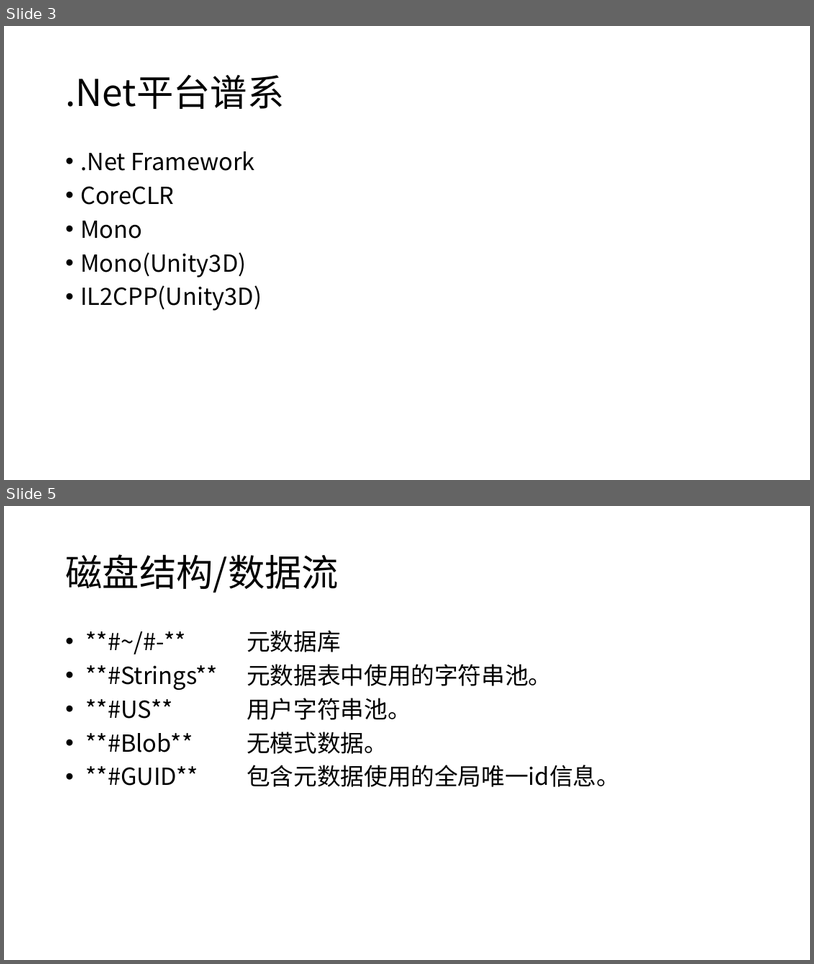
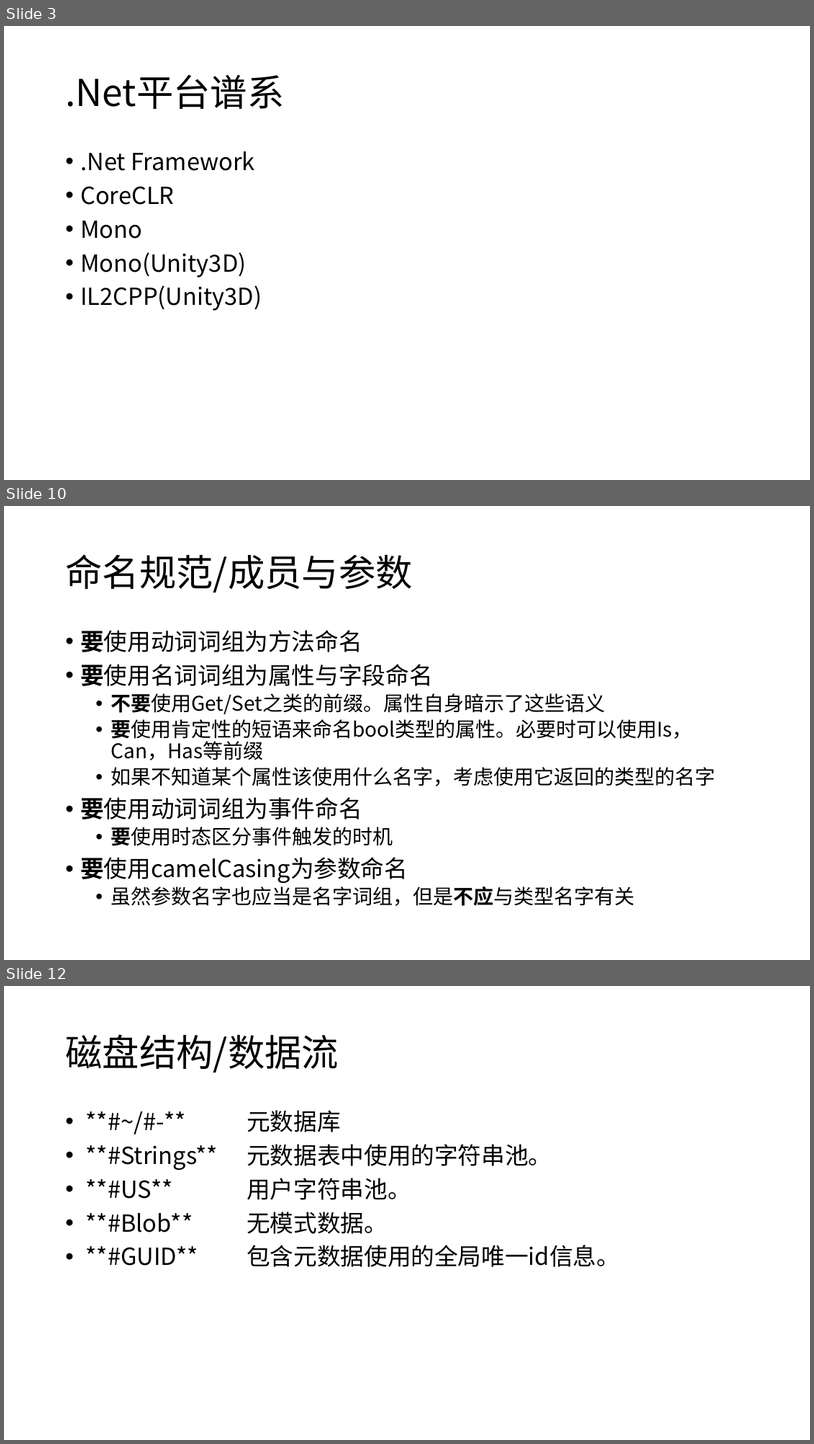
Before and after one commit to snakealpha/DotNetSession, a slide deck: pptx.pptx.pptx. Shown one above the other, each under a label of ours: slides 3 and 5 before the commit, slides 3, 10 and 12 after it; the slides between them are not shown. The pictures are 814x964 and 814x1444 pixels, drawn with LibreOffice and Linux fonts; fonts in the diff are those of the drawing. Boxes give left, top, right and bottom in pixels: in the first picture for what was removed or moved away, otherwise in the second. Text is boxed around its words. In the diff, an @@ line names an element or a change of style, - is before the commit and + after.

```diff
--- a/pptx.pptx.pptx
+++ b/pptx.pptx.pptx
@@ slide 10 added at (4,506,810,960), background #FFFFFF @@
@@ title added at (65,554,412,593), 44 pt, text #000000 @@
+命名规范/成员与参数
@@ text added at (80,630,715,906), 24 pt, text #000000 @@
+• 要使用动词词组为方法命名
+• 要使用名词词组为属性与字段命名
+  • 不要使用Get/Set之类的前缀。属性自身暗示了这些语义
+  • 要使用肯定性的短语来命名bool类型的属性。必要时可以使用Is，Can，Has等前缀
+  • 如果不知道某个属性该使用什么名字，考虑使用它返回的类型的名字
+• 要使用动词词组为事件命名
+  • 要使用时态区分事件触发的时机
+• 要使用camelCasing为参数命名
+  • 虽然参数名字也应当是名字词组，但是不应与类型名字有关
@@ what was slide 5 is now slide 12 @@
```
Also in this commit, not shown: 1 slide changed, 6 other slides added.
